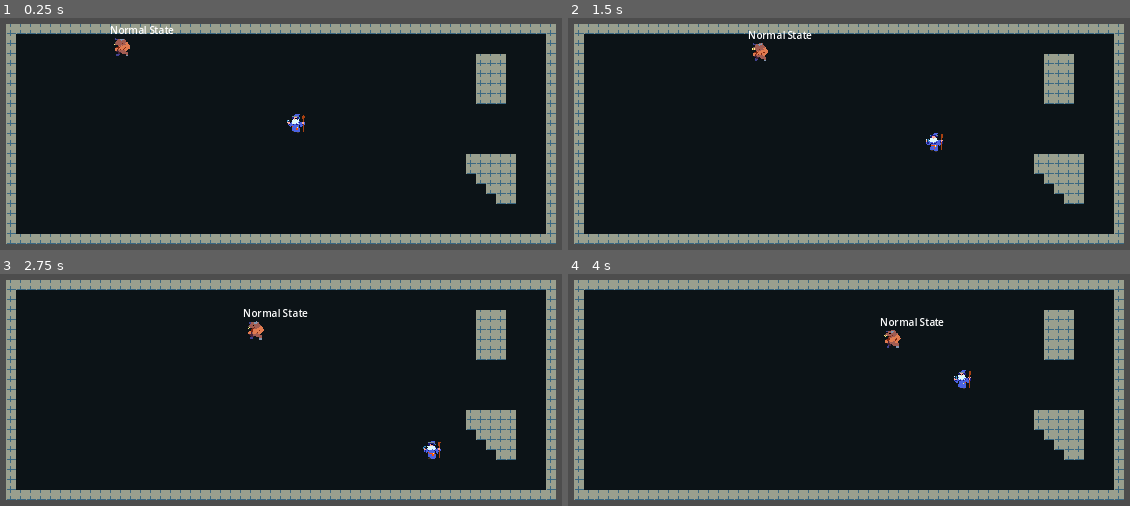
Above: before the commit, frames 1-4 (two rows, left to right).
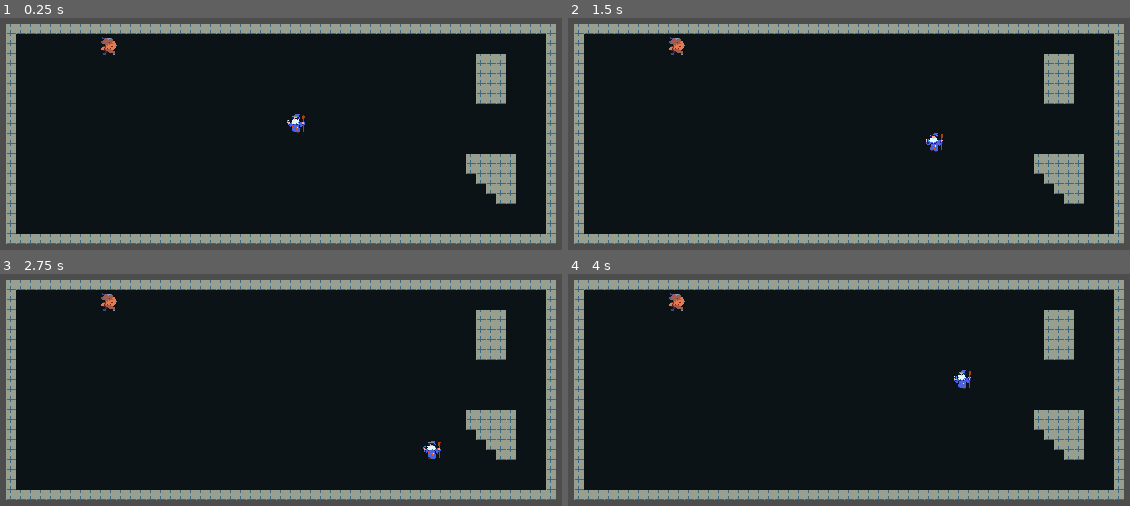
Above: after the commit, the same moments.

Repository: WizardsNStuff/Zealot-of-Wanderlust
Game: Godot game, scene res://Enemy Testing/Enemy_testing.tscn
Two runs of this game, one before a commit and one after it. Both use one fixed random seed, a clock stepped at 60 frames per second and the inputs below. This scene is started directly instead of the project's main scene.
Inputs:
- Up to frame 1 (0.25 s): no input
- Up to frame 2 (1.5 s): hold D (ui_right) 0.53-1.28 s; tap Space (attack) at 0.6, 1.35 s; hold S (ui_down) from 1.28 s (still down)
- Up to frame 3 (2.75 s): release S (ui_down) at 2.03 s; hold D (ui_right) from 2.03 s (still down); tap Space (attack) at 2.1 s
- Up to frame 4 (4 s): release D (ui_right) at 2.78 s; hold W (ui_up) 2.78-3.53 s; tap Space (attack) at 2.85, 3.6 s; hold A (ui_left) from 3.53 s (still down)

The runs differ from the first frame. In frame 1, 0.5% of the frame differs, in the area x 17-31%, y 3-17%; in frame 2, 0.5%; in frame 3, 0.5%, in the area x 17-55%, y 8-29%; in frame 4, 0.5%.
Error after the commit: Invalid access to property or key 'global_position' on a base object of type 'Nil'. (res://Enemy)

Commit message:
updated minotaur script a bit, ready to push+merge

Diff:
--- a/zealot-of-wanderlust/Enemy Testing/Enemy_testing.tscn
+++ b/zealot-of-wanderlust/Enemy Testing/Enemy_testing.tscn
@@ -2,7 +2,7 @@
 
 [ext_resource type="Texture2D" uid="uid://lfbu6udkpv3f" path="res://Assets/rogues.png" id="1_8tpu0"]
 [ext_resource type="Script" path="res://Enemy Testing/player.gd" id="1_pa4rq"]
-[ext_resource type="PackedScene" uid="uid://bwv3arxa4rs65" path="res://Enemy Testing/enemy_2.tscn" id="3_5sxsp"]
+[ext_resource type="PackedScene" uid="uid://bwv3arxa4rs65" path="res://Enemy Testing/minotaur.tscn" id="3_5sxsp"]
 [ext_resource type="Texture2D" uid="uid://b36g8amcnnwwo" path="res://Assets/tiles.png" id="4_3hyqv"]
 
 [sub_resource type="CircleShape2D" id="CircleShape2D_kvrhi"]
@@ -469,22 +469,22 @@
 
 [node name="Node2D" type="Node2D"]
 
-[node name="CharacterBody2D" type="CharacterBody2D" parent="."]
+[node name="Player" type="CharacterBody2D" parent="."]
 collision_layer = 2
 collision_mask = 3
 script = ExtResource("1_pa4rq")
 
-[node name="Sprite2D" type="Sprite2D" parent="CharacterBody2D"]
+[node name="Sprite2D" type="Sprite2D" parent="Player"]
 texture = ExtResource("1_8tpu0")
 region_enabled = true
 region_rect = Rect2(31.2087, 128.17, 33.2563, 32.9695)
 
-[node name="CollisionShape2D" type="CollisionShape2D" parent="CharacterBody2D"]
+[node name="CollisionShape2D" type="CollisionShape2D" parent="Player"]
 shape = SubResource("CircleShape2D_kvrhi")
 
 [node name="Enemy2" parent="." node_paths=PackedStringArray("player") instance=ExtResource("3_5sxsp")]
 position = Vector2(-299, -125)
-player = NodePath("../CharacterBody2D")
+player = NodePath("../Player")
 
 [node name="Camera2D" type="Camera2D" parent="."]
 
--- a/zealot-of-wanderlust/Enemy Testing/enemy_1.gd
+++ b/zealot-of-wanderlust/Enemy Testing/enemy_1.gd
@@ -41,19 +41,3 @@
 	self.velocity = direction_to_player * speed
 
 	move_and_slide()
-
-	#position += (player.position - position).normalized() * speed * delta
-
-	#var distance_to_player = position.distance_to(player.position)
-
-	# if enemy is close enough to the player then deal damage
-	#if distance_to_player <= attack_range:
-		#if cooldown <= 0:
-			#print("enemy is doing damage")
-			## deal damage to player code would go here
-			#cooldown = main_damage_cooldown
-#
-	#
-	## decrease the cooldown timer each frame
-	#if cooldown > 0:
-		#cooldown -= delta
--- a/zealot-of-wanderlust/Enemy Testing/enemy_2.gd
+++ /dev/null
@@ -1,57 +0,0 @@
-extends CharacterBody2D
-class_name Enemy2
-
-const speed = 90
-
-@export var player: Node2D
-@onready var nav_agent := $NavigationAgent2D as NavigationAgent2D
-@onready var state_machine = $StateMachine
-
-# Minotaur mechanic variables/states
-var locked_on_player_timer = 0.0
-var rushing = false
-var last_known_dir = Vector2(0, 0)
-
-
-### Minotaur gameplan ###
-# If the raycast2D (The minotaurs line of sight) has collided (seen) the player
-# for like 1 whole second, then make the minotaur charge in a straight line
-# at the direction that was last known/recorded when that timer ran out
-func _physics_process(delta: float) -> void:
-	# enemy is pathfinding and moving with normal behaviour in this code block
-	if (rushing == false):
-		$Label.text = "Normal State"
-		var direction = to_local(nav_agent.get_next_path_position()).normalized()
-		last_known_dir = direction
-		$RayCast2D.rotation = direction.angle()
-		$RayCast2D.force_raycast_update()
-		velocity = direction * speed
-		makepath()
-		move_and_slide()
-
-		# add time when raycast collides with player so enemy can soon change states
-		if ($RayCast2D.is_colliding()):
-			locked_on_player_timer += delta
-
-
-	# TODO: add a cooldown so that it can't charge at player again for a bit
-	# enter rushing state: move to the last known direction at a fast speed
-	if (locked_on_player_timer >= 0.5):
-		$Label.text = "RUSH STATE!"
-		rushing = true
-		# this is how we go back to the 'ready/normal' state
-		if (locked_on_player_timer >= 2.0):
-			rushing = false
-			locked_on_player_timer = 0.0
-		velocity = last_known_dir * 300
-		move_and_slide()
-		locked_on_player_timer += delta
-
-
-func makepath() -> void:
-	nav_agent.target_position = player.global_position
-
-
-func _on_timer_timeout() -> void:
-	pass
-	#makepath()
--- /dev/null
+++ b/zealot-of-wanderlust/Enemy Testing/minotaur.gd
@@ -0,0 +1,73 @@
+extends Enemy
+class_name Minotaur
+
+### NOTE ###
+	# I will prob update this code to use my state machine scene later on,
+	# but for now this is the code
+
+@onready var nav_agent := $NavigationAgent2D as NavigationAgent2D
+
+# Minotaur mechanic variables/states
+var locked_on_player_timer = 0.0
+var can_charge_again_timer = 3.5
+var rushing = false
+var last_known_dir = Vector2(0, 0)
+
+func _ready() -> void:
+	# was tryna make it so that the enemy doesn't slide down the wall when
+	# charging but it didn't rlly do much but it's fine for now
+	self.max_slides = 1
+
+	# redefining variables inherited from Enemy
+	speed = 65
+	attack_range = 20
+	score = 100
+
+	# redefining variables inherited from GameCharacter
+	health = 200
+	defense = 20
+	main_damage = 35
+	main_damage_cooldown = 5
+
+
+
+func _physics_process(delta: float) -> void:
+
+	# normal state: enemy is pathfinding and moving normally in this code block
+	if not rushing:
+		var direction = to_local(nav_agent.get_next_path_position()).normalized()
+		last_known_dir = direction
+		$RayCast2D.rotation = direction.angle()
+		$RayCast2D.force_raycast_update()
+		velocity = direction * speed
+		makepath()
+		move_and_slide()
+
+		# decrease charge cooldown timer
+		if can_charge_again_timer > 0:
+			can_charge_again_timer -= delta
+
+		# add time when raycast collides with player so enemy can soon change states
+		if ($RayCast2D.is_colliding() and can_charge_again_timer <= 0):
+			locked_on_player_timer += delta
+
+		if locked_on_player_timer >= 0.2:
+			rushing = true
+			locked_on_player_timer = 0.0
+
+
+	# enter rushing state: move to the last known direction at a fast speed
+	else:
+		velocity = last_known_dir * 300
+		move_and_slide()
+		locked_on_player_timer += delta
+		# this is how we go back to the 'ready/normal' state
+		if (locked_on_player_timer >= 2.0):
+			rushing = false
+			locked_on_player_timer = 0.0
+			can_charge_again_timer = 3.5
+
+
+# sets the target pos of the path to the players global pos
+func makepath() -> void:
+	nav_agent.target_position = player.global_position
--- a/zealot-of-wanderlust/Enemy Testing/enemy_2.tscn
+++ b/zealot-of-wanderlust/Enemy Testing/minotaur.tscn
@@ -1,8 +1,7 @@
-[gd_scene load_steps=5 format=3 uid="uid://bwv3arxa4rs65"]
+[gd_scene load_steps=4 format=3 uid="uid://bwv3arxa4rs65"]
 
 [ext_resource type="Texture2D" uid="uid://ubj5y2wlu8ln" path="res://Assets/monsters.png" id="1_kw7yk"]
-[ext_resource type="Script" path="res://Enemy Testing/enemy_2.gd" id="1_x02qx"]
-[ext_resource type="PackedScene" uid="uid://8f6epsfntfhx" path="res://Enemy Testing/state_machine.tscn" id="4_3tx0e"]
+[ext_resource type="Script" path="res://Enemy Testing/minotaur.gd" id="1_x02qx"]
 
 [sub_resource type="CircleShape2D" id="CircleShape2D_7n77i"]
 radius = 11.0454
@@ -22,23 +21,7 @@
 shape = SubResource("CircleShape2D_7n77i")
 
 [node name="NavigationAgent2D" type="NavigationAgent2D" parent="."]
-debug_enabled = true
-
-[node name="Timer" type="Timer" parent="."]
-wait_time = 0.1
-autostart = true
-
-[node name="StateMachine" parent="." instance=ExtResource("4_3tx0e")]
 
 [node name="RayCast2D" type="RayCast2D" parent="."]
 target_position = Vector2(200, 0)
 collision_mask = 2
-
-[node name="Label" type="Label" parent="."]
-offset_left = -20.0
-offset_top = -38.0
-offset_right = 20.0
-offset_bottom = -15.0
-text = "TEST"
-
-[connection signal="timeout" from="Timer" to="." method="_on_timer_timeout"]
